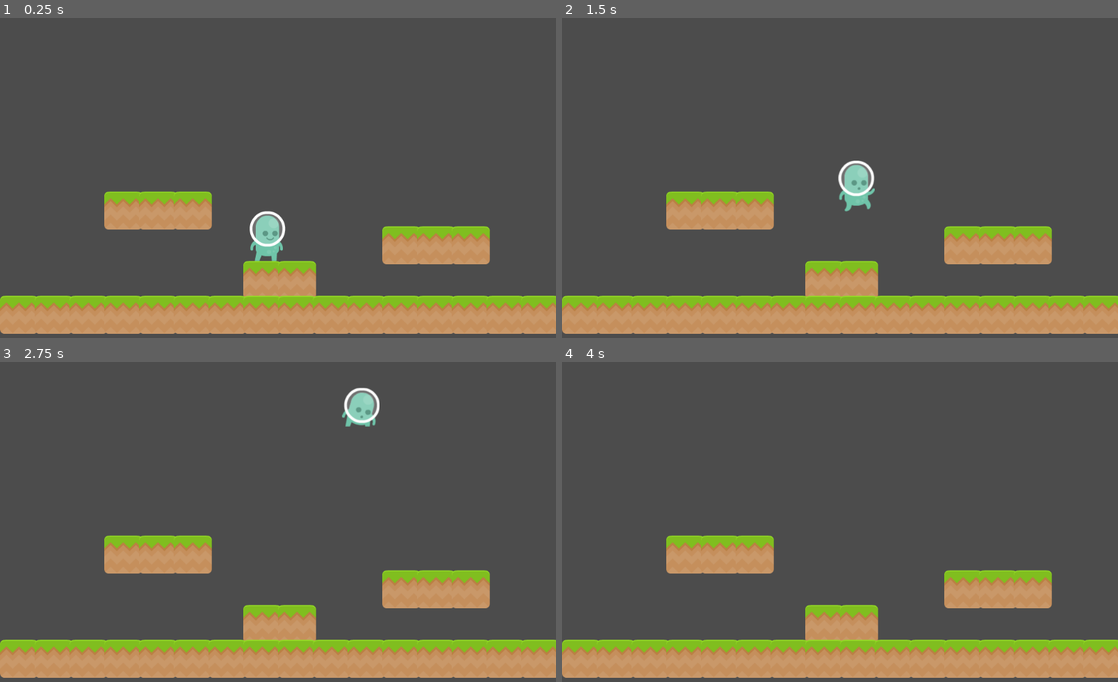
Above: before the commit, frames 1-4 (two rows, left to right).
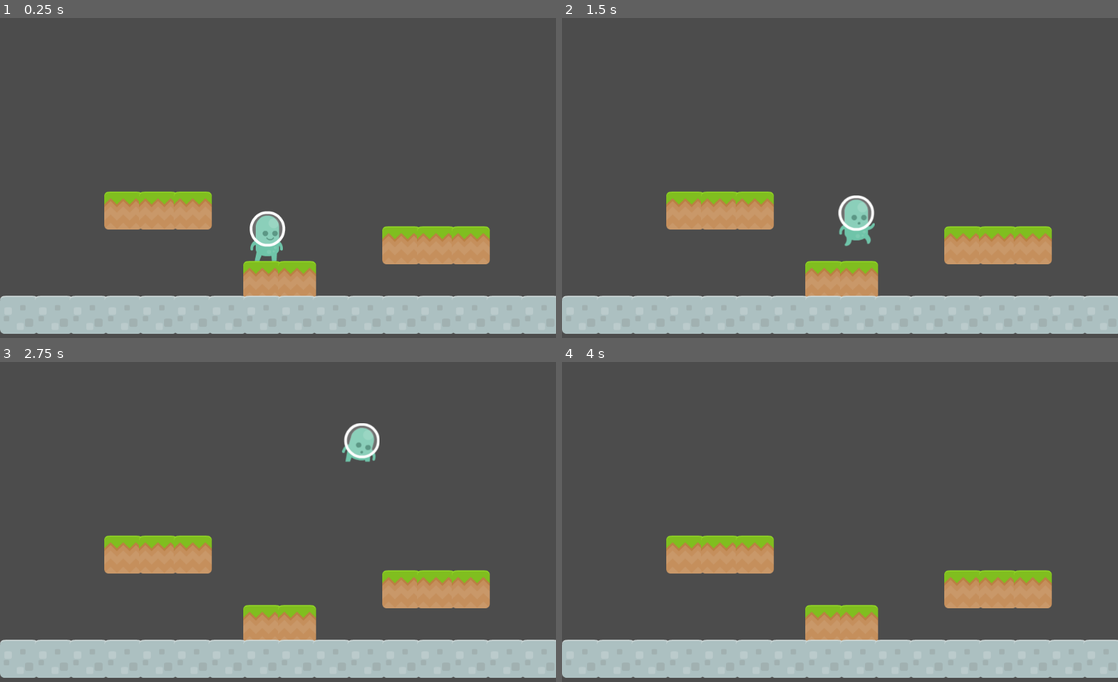
Above: after the commit, the same moments.

Repository: doctor-g/AltNaGaDeMon2021
Game: Godot game, scene res://World/Level.tscn
The game is run twice, just before and just after one commit, with the same random seed, the same clock (stepped at 60 frames per second) and the same inputs.
Inputs:
- Up to frame 1 (0.25 s): no input
- Up to frame 2 (1.5 s): tap Enter at 0.5 s; hold S (duck) 0.53-1.28 s; hold D (move_right) from 0.53 s (still down); tap Z (jump) at 0.77, 0.8, 1.07, 1.35 s; tap Space at 1.25 s
- Up to frame 3 (2.75 s): tap Z (jump) at 1.52, 1.82, 2.3 s; tap S (duck) at 1.55 s; release D (move_right) at 2.03 s; hold A (move_left) from 2.03 s (still down); hold S (duck) from 2.03 s (still down)
- Up to frame 4 (4 s): release A (move_left) at 2.78 s; release S (duck) at 2.78 s; hold D (move_right) from 2.78 s (still down); tap S (duck) at 2.85 s; tap Z (jump) at 3.02, 3.32, 3.6, 3.77 s

The runs differ from the first frame. In frame 1, 12% of the frame differs, in the area x 0-100%, y 86-99%; in frame 2, 13%, in the area x 0-100%, y 44-99%; in frame 3, 13%; in frame 4, 12%.

Commit message:
Allow jumping down through tiles

Diff:
--- a/project/Player/Player.gd
+++ b/project/Player/Player.gd
@@ -16,6 +16,13 @@
 		_sprite.visible = false
 		_duck_sprite.visible = true
 		_velocity.x = 0
+
+		# Allow jumping down through tiles
+		if Input.is_action_just_pressed("jump"):
+			# Note that for non-one-way tiles, the physics engine will
+			# simply push the player back out of the collision, so we
+			# do not need a raycast or anything here.
+			position.y += 1
 	else:
 		_sprite.visible = true
 		_duck_sprite.visible = false
--- a/project/World/Level.tscn
+++ b/project/World/Level.tscn
@@ -1,9 +1,13 @@
-[gd_scene load_steps=5 format=2]
+[gd_scene load_steps=7 format=2]
 
 [ext_resource path="res://World/grass.png" type="Texture" id=1]
 [ext_resource path="res://Player/Player.tscn" type="PackedScene" id=2]
+[ext_resource path="res://World/castleCenter_rounded.png" type="Texture" id=3]
 
 [sub_resource type="ConvexPolygonShape2D" id=1]
+points = PoolVector2Array( 70, 70, 0, 70, 0, 0, 70, 0 )
+
+[sub_resource type="ConvexPolygonShape2D" id=3]
 points = PoolVector2Array( 70, 70, 0, 70, 0, 0, 70, 0 )
 
 [sub_resource type="TileSet" id=2]
@@ -28,13 +32,34 @@
 "shape_transform": Transform2D( 1, 0, 0, 1, 0, 0 )
 } ]
 0/z_index = 0
+1/name = "castleCenter_rounded.png 1"
+1/texture = ExtResource( 3 )
+1/tex_offset = Vector2( 0, 0 )
+1/modulate = Color( 1, 1, 1, 1 )
+1/region = Rect2( 0, 0, 70, 70 )
+1/tile_mode = 0
+1/occluder_offset = Vector2( 0, 0 )
+1/navigation_offset = Vector2( 0, 0 )
+1/shape_offset = Vector2( 0, 0 )
+1/shape_transform = Transform2D( 1, 0, 0, 1, 0, 0 )
+1/shape = SubResource( 3 )
+1/shape_one_way = false
+1/shape_one_way_margin = 1.0
+1/shapes = [ {
+"autotile_coord": Vector2( 0, 0 ),
+"one_way": false,
+"one_way_margin": 1.0,
+"shape": SubResource( 3 ),
+"shape_transform": Transform2D( 1, 0, 0, 1, 0, 0 )
+} ]
+1/z_index = 0
 
 [node name="Level" type="Node2D"]
 
 [node name="TileMap" type="TileMap" parent="."]
 tile_set = SubResource( 2 )
 format = 1
-tile_data = PoolIntArray( 327683, 0, 0, 327684, 0, 0, 327685, 0, 0, 393227, 0, 0, 393228, 0, 0, 393229, 0, 0, 458759, 0, 0, 458760, 0, 0, 524288, 0, 0, 524289, 0, 0, 524290, 0, 0, 524291, 0, 0, 524292, 0, 0, 524293, 0, 0, 524294, 0, 0, 524295, 0, 0, 524296, 0, 0, 524297, 0, 0, 524298, 0, 0, 524299, 0, 0, 524300, 0, 0, 524301, 0, 0, 524302, 0, 0, 524303, 0, 0 )
+tile_data = PoolIntArray( 327683, 0, 0, 327684, 0, 0, 327685, 0, 0, 393227, 0, 0, 393228, 0, 0, 393229, 0, 0, 458759, 0, 0, 458760, 0, 0, 524288, 1, 0, 524289, 1, 0, 524290, 1, 0, 524291, 1, 0, 524292, 1, 0, 524293, 1, 0, 524294, 1, 0, 524295, 1, 0, 524296, 1, 0, 524297, 1, 0, 524298, 1, 0, 524299, 1, 0, 524300, 1, 0, 524301, 1, 0, 524302, 1, 0, 524303, 1, 0 )
 
 [node name="Player" parent="." instance=ExtResource( 2 )]
 position = Vector2( 493, 442 )
Binary file added: project/World/castleCenter_rounded.png
Not shown, added: project/World/castleCenter_rounded.png.import
